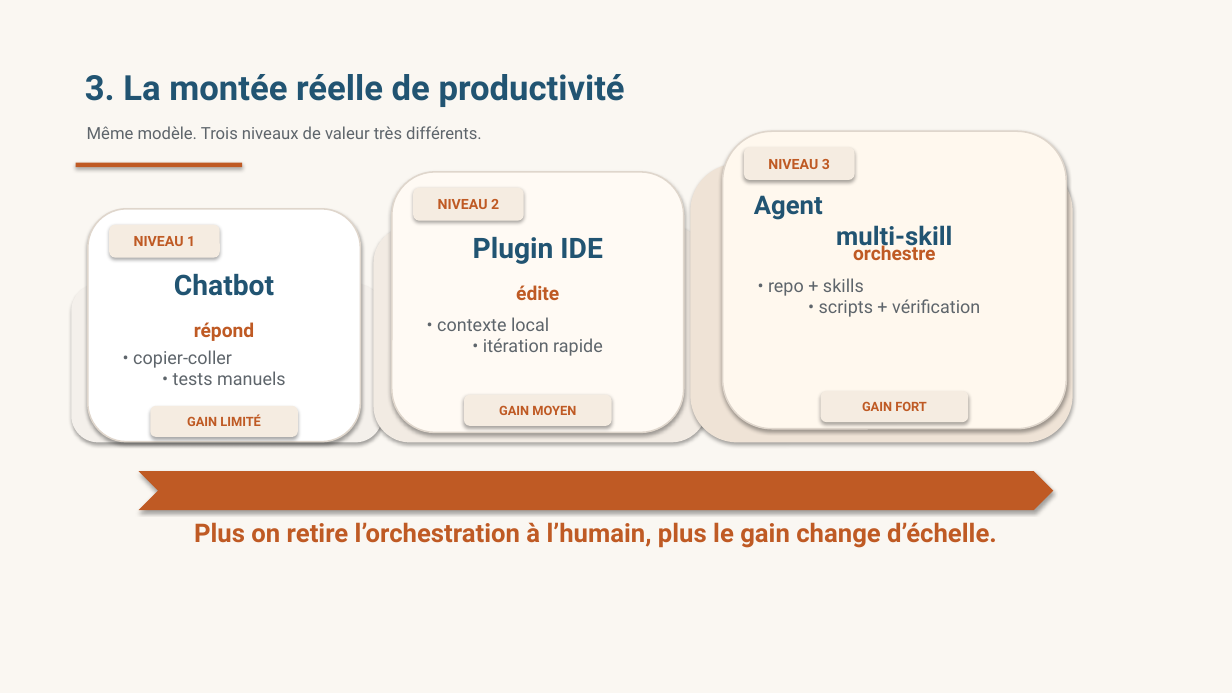
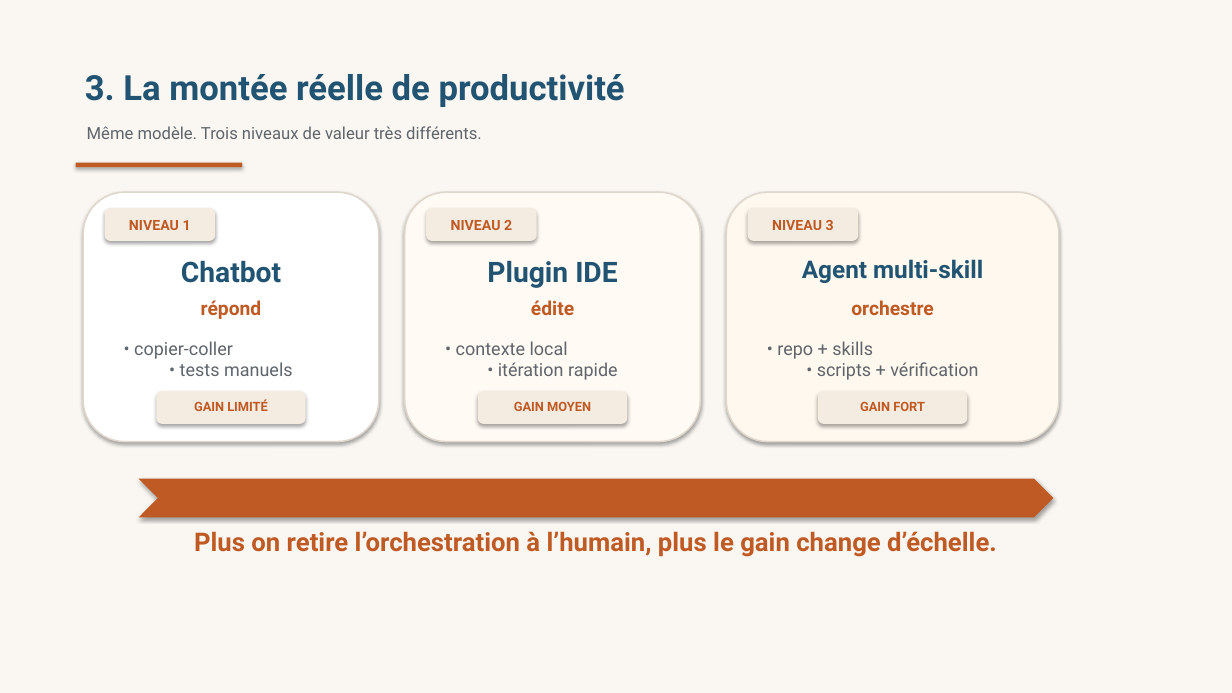
Before and after one commit to ThalesGroup/agilab, a slide deck: slide 3 of docs/source/TP Prompt Ingénierie.pptx. Drawn at 1232x693 pixels with LibreOffice and Linux fonts; fonts in the diff are those of the drawing. Boxes give left, top, right and bottom in pixels: in the first picture for what was removed or moved away, otherwise in the second. Text is boxed around its words. In the diff, an @@ line names an element or a change of style, - is before the commit and + after.

Commit message:
docs(slides): simplify prompt deck layout

```diff
--- a/docs/source/TP Prompt Ingénierie.pptx
+++ b/docs/source/TP Prompt Ingénierie.pptx
@@ rounded rectangle removed at (x1=691, y1=165, x2=1072, y2=442) @@
@@ rounded rectangle resized from (x1=72, y1=285, x2=382, y2=442) to (x1=83, y1=192, x2=379, y2=442) @@
@@ rounded rectangle at (x1=83, y1=192, x2=379, y2=442): fill #F4F0EB to #FFFFFF; outline #F4F0EB 1.2 pt to #DFD6CC 1.2 pt @@
@@ rounded rectangle removed at (x1=88, y1=209, x2=360, y2=442) @@
@@ rounded rectangle moved from (x1=110, y1=226, x2=219, y2=257) to (x1=105, y1=209, x2=214, y2=240) @@
@@ rounded rectangle resized from (x1=392, y1=172, x2=684, y2=433) to (x1=405, y1=192, x2=701, y2=442) @@
@@ rounded rectangle moved from (x1=414, y1=189, x2=523, y2=220) to (x1=427, y1=209, x2=536, y2=240) @@
@@ rounded rectangle resized from (x1=723, y1=131, x2=1067, y2=429) to (x1=726, y1=192, x2=1059, y2=442) @@
@@ rounded rectangle moved from (x1=745, y1=148, x2=854, y2=179) to (x1=749, y1=209, x2=858, y2=240) @@
@@ text "NIVEAU 1" moved from (x1=134, y1=236, x2=195, y2=246) to (x1=129, y1=220, x2=191, y2=230) @@
@@ rounded rectangle removed at (x1=374, y1=227, x2=707, y2=442) @@
@@ text "NIVEAU 2" moved from (x1=438, y1=199, x2=499, y2=209) to (x1=451, y1=220, x2=512, y2=230) @@
@@ text "NIVEAU 3" moved from (x1=768, y1=159, x2=830, y2=169) to (x1=772, y1=220, x2=834, y2=230) @@
@@ text "Chatbot" moved from (x1=174, y1=274, x2=274, y2=296) to (x1=181, y1=261, x2=281, y2=283) @@
@@ text "Plugin IDE" moved from (x1=473, y1=237, x2=602, y2=264) to (x1=487, y1=261, x2=617, y2=288) @@
@@ text "Agent multi-skill" moved from (x1=754, y1=195, x2=952, y2=252) to (x1=802, y1=259, x2=983, y2=283) @@
@@ text "Agent multi-skill" at (x1=802, y1=259, x2=983, y2=283): size 20 to 19 pt @@
@@ text "répond" moved from (x1=194, y1=322, x2=255, y2=341) to (x1=201, y1=300, x2=262, y2=319) @@
@@ text "édite" moved from (x1=516, y1=285, x2=559, y2=300) to (x1=531, y1=300, x2=574, y2=315) @@
@@ text "orchestre" moved from (x1=853, y1=242, x2=935, y2=260) to (x1=851, y1=300, x2=933, y2=315) @@
@@ text "• copier-coller • tests manuels" rewrapped from (x1=133, y1=350, x2=286, y2=385) to (x1=134, y1=341, x2=293, y2=376) @@
@@ text "• contexte local • itération ..." rewrapped from (x1=437, y1=317, x2=603, y2=356) to (x1=456, y1=341, x2=618, y2=380) @@
@@ text "• repo + skills • ..." rewrapped from (x1=768, y1=278, x2=980, y2=317) to (x1=777, y1=341, x2=978, y2=380) @@
@@ text "GAIN LIMITÉ" moved from (x1=187, y1=414, x2=261, y2=426) to (x1=194, y1=399, x2=268, y2=411) @@
@@ rounded rectangle moved from (x1=152, y1=407, x2=298, y2=436) to (x1=157, y1=392, x2=305, y2=423) @@
@@ text "GAIN MOYEN" moved from (x1=499, y1=405, x2=576, y2=415) to (x1=514, y1=401, x2=591, y2=411) @@
@@ rounded rectangle moved from (x1=465, y1=396, x2=611, y2=425) to (x1=479, y1=392, x2=627, y2=423) @@
@@ chevron moved from (x1=139, y1=471, x2=1054, y2=510) to (x1=139, y1=479, x2=1054, y2=518) @@
@@ text "Plus on retire l’orchestration à ..." moved from (x1=194, y1=522, x2=997, y2=548) to (x1=194, y1=531, x2=997, y2=557) @@
```
Also in this commit, not shown: 4 other slides changed, 1 other file.
